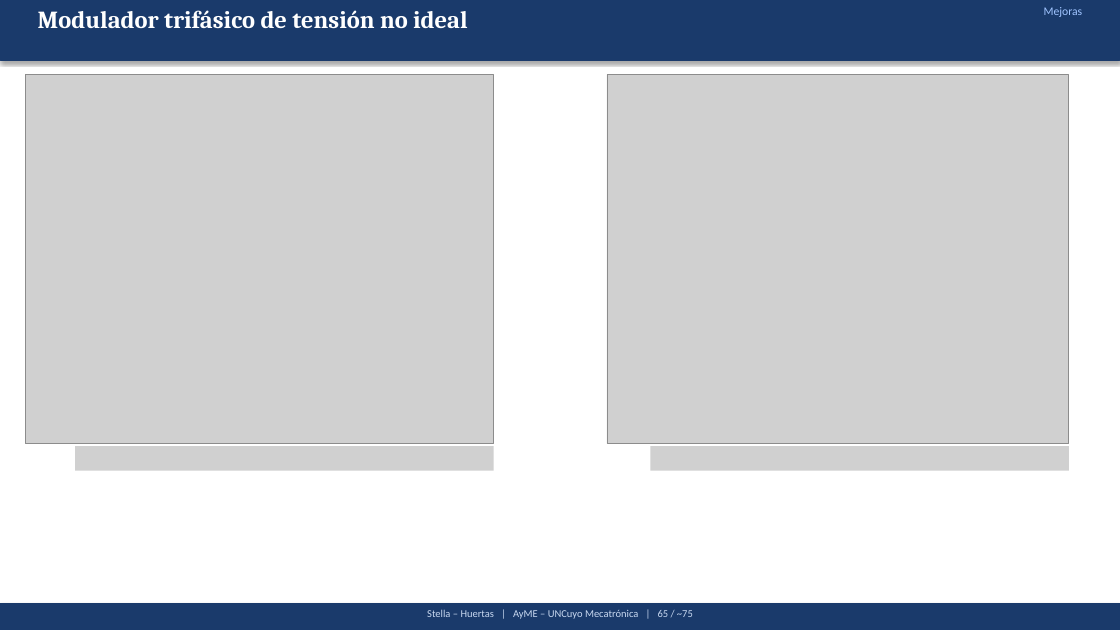
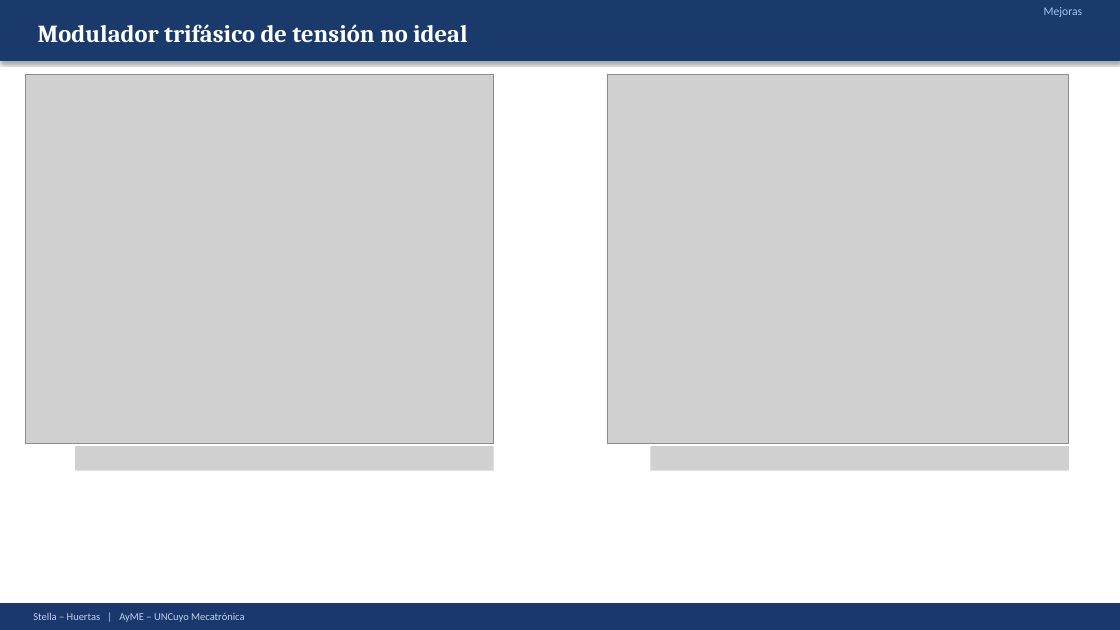
Before and after one commit to Juan-Stella/Automatica-y-maquinas-electricas-final, a slide deck: slide 104 of Presentación/AyME_Stella_Huertas_Presentacion1.pptx. Drawn at 1120x630 pixels with LibreOffice and Linux fonts; fonts in the diff are those of the drawing; grey boxes stand for pictures. Boxes give left, top, right and bottom in pixels: in the first picture for what was removed or moved away, otherwise in the second. Text is boxed around its words. In the diff, an @@ line names an element or a change of style, - is before the commit and + after.

```diff
--- a/Presentación/AyME_Stella_Huertas_Presentacion1.pptx
+++ b/Presentación/AyME_Stella_Huertas_Presentacion1.pptx
@@ text "Modulador trifásico de tensión no ...": place and size @@
-text "Modulador trifásico de tensión no ..." at [38, 10, 468, 29]
+text "Modulador trifásico de tensión no ..." at [38, 24, 468, 43]
@@ rectangle added at [0, 603, 1120, 630], fill #1A386B, outline #1A386B 1 pt @@
@@ text "Stella – Huertas | AyME ..." at [33, 612, 244, 622]: vertical alignment top to middle @@
@@ text at [33, 612, 244, 622]: text changed; text colour #C8D8F0 to #C0D0F0 @@
-Stella – Huertas | AyME – UNCuyo Mecatrónica | 65 / ~75
+Stella – Huertas | AyME – UNCuyo Mecatrónica
```
Also in this commit, not shown: 94 other slides changed, 1 other file.
